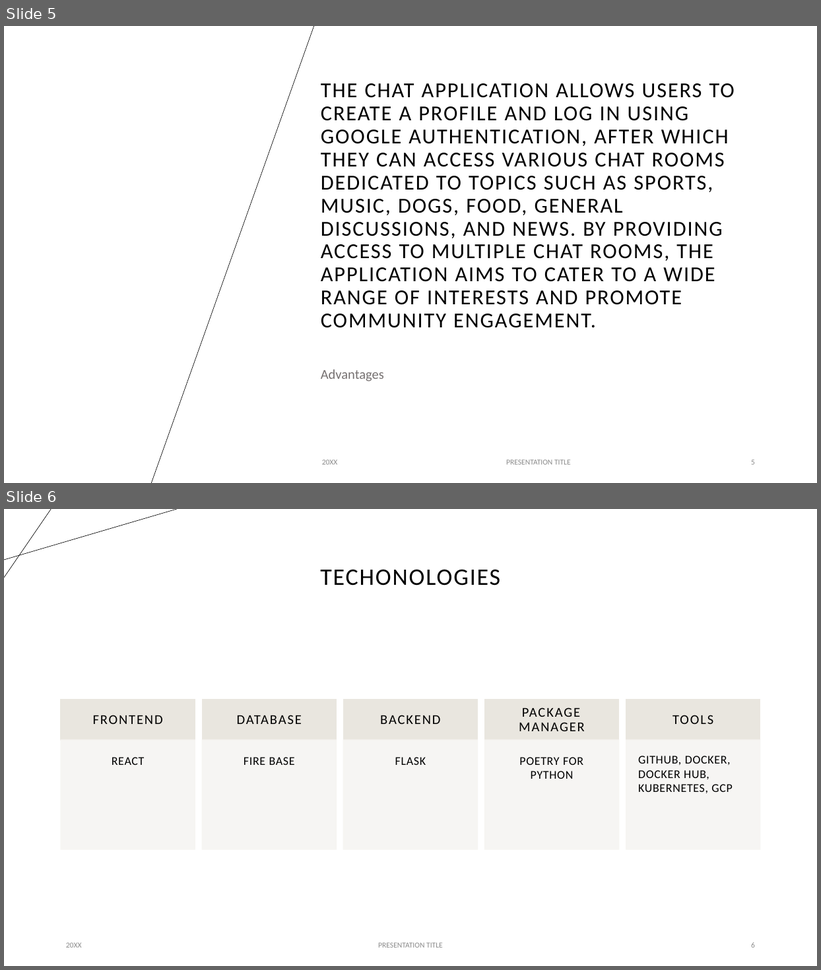
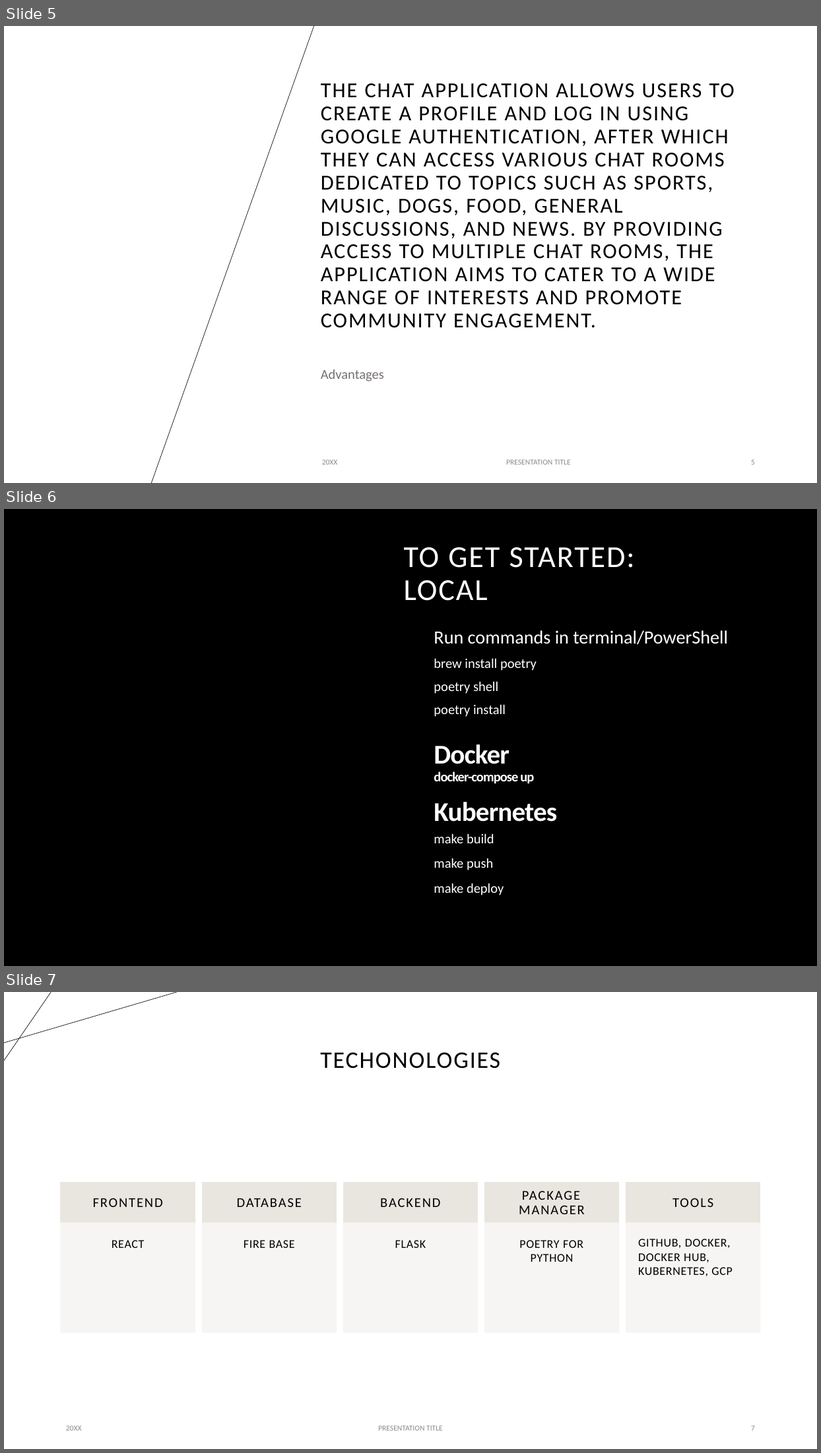
Before and after one commit to mvnvedavyas/humber-college, a slide deck: AP/project/ap.pptx. Shown one above the other, each under a label of ours: slides 5 and 6 before the commit, slides 5, 6 and 7 after it. The pictures are 821x970 and 821x1453 pixels, drawn with LibreOffice and Linux fonts; fonts in the diff are those of the drawing; background and template pictures are left out. Boxes give left, top, right and bottom in pixels: in the first picture for what was removed or moved away, otherwise in the second. Text is boxed around its words. In the diff, an @@ line names an element or a change of style, - is before the commit and + after.

Commit message:
update

```diff
--- a/AP/project/ap.pptx
+++ b/AP/project/ap.pptx
@@ slide 6 added at (4, 509, 817, 966), background #000000 @@
@@ text added at (404, 547, 635, 601), 36 pt, text #FFFFFF @@
+TO GET STARTED:
+LOCAL
@@ subtitle added at (434, 630, 728, 717), 16 pt, text #FFFFFF @@
+Run commands in terminal/PowerShell
+brew install poetry
+poetry shell
+poetry install
@@ text added at (434, 745, 534, 784), 16 pt, text #FFFFFF, bold @@
+Docker
+docker-compose up
@@ text added at (434, 802, 557, 822), 32 pt, text #FFFFFF, bold @@
+Kubernetes
@@ text added at (434, 834, 504, 896), 16 pt, text #FFFFFF @@
+make build
+make push
+make deploy
@@ what was slide 6 is now slide 7 @@
@@ page number at (751, 1426, 755, 1431): text changed @@
-6
+7
```
